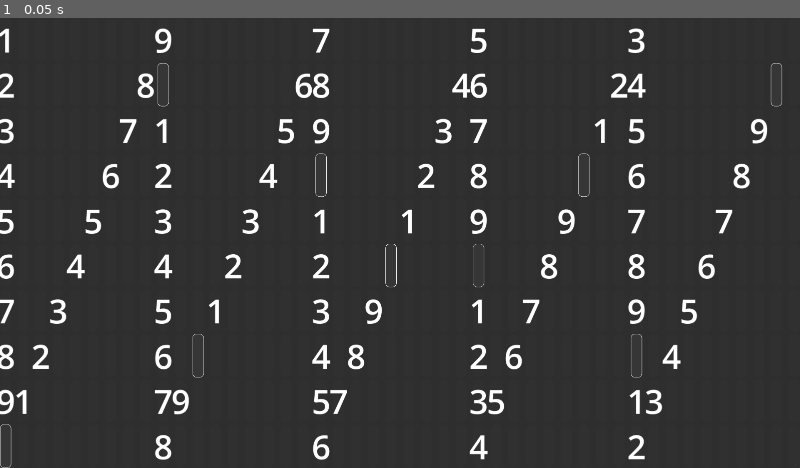
Above: before the commit, frame 1.
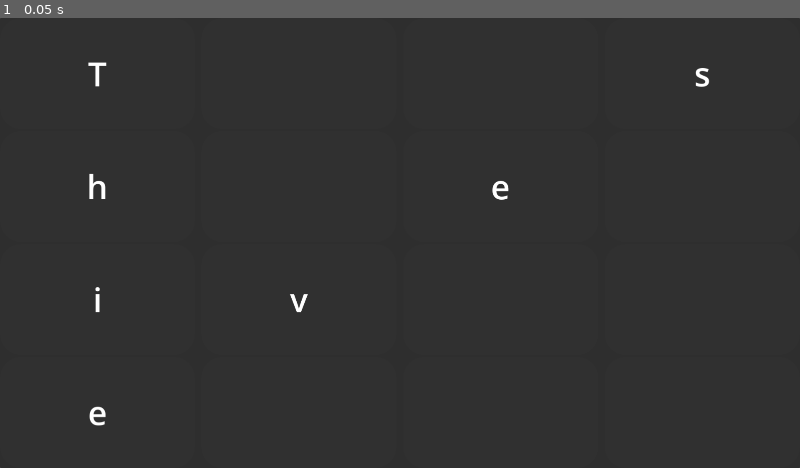
Above: after the commit, the same moment.

Repository: vacuitydev/zigzag-godot
Game: Godot game, scene res://RowsContainer.tscn
The game is run twice, just before and just after one commit, with the same random seed, the same clock (stepped at 60 frames per second) and the same inputs. This scene is started directly instead of the project's main scene.
Inputs:
- Up to frame 1 (0.05 s): no input

The runs differ from the first frame. In frame 1, 5.2% of the frame differs, in the area x 0-98%, y 2-100%.
Error before the commit: Invalid access of index '45' on a base object of type: 'Array'. (res://RowsContainer.gd:42)

Commit message:
Fumigation👍

Diff:
--- a/Classes/StateMachine.gd
+++ b/Classes/StateMachine.gd
@@ -40,6 +40,7 @@
 						ResultCharacter.new(
 							ResultCharacter.RESULT_CHARACTER_STATE.EMPTY
 						))
+	self.column = first_length
 func progressCurrent():
 	if self.rows==1:
 		self.current =0
--- a/ResultLetter.gd
+++ b/ResultLetter.gd
@@ -6,6 +6,9 @@
 @export var emptyStyle: StyleBoxFlat
 var style = StyleBoxFlat.new()
 func _ready():
+	changeCharacter()
+
+func changeCharacter():
 	if(character==" "):
 		print("Empty detected")
 		style.set_bg_color(emptyColor)
@@ -13,7 +16,6 @@
 		%Panel.add_theme_color_override("bg_color", emptyColor)
 	label.text = character
 
-
 # Called every frame. 'delta' is the elapsed time since the previous frame.
 func _process(delta):
 	pass
--- a/RowsContainer.gd
+++ b/RowsContainer.gd
@@ -1,7 +1,7 @@
 extends Control
 
-@export var result_rows:=10
-@export var result_word:="123456789 123456789 123456789 123456789 123456789 123456789 123456789 123456789 123456789 "
+@export var result_rows:=4
+@export var result_word:="Thieves"
 
 @export var ResultLetterScene: PackedScene
 @export var RowScene:PackedScene
@@ -19,10 +19,10 @@
 	var stateMachine = StateMachine.new(_word, _rows)
 	stateMachine.solve()
 	rowValues = stateMachine.rowValues
-	maxColumns = stateMachine.column
+	self.maxColumns = stateMachine.column
 func _ready():
 	calculateRowValues(self.result_word, self.result_rows)
-	columns = maxColumns
+	self.columns = maxColumns
 	print("Columns", columns)
 	for child in VerticalContainer.get_children():
 		child.queue_free()
@@ -30,27 +30,24 @@
 
 	for i in range(self.result_rows):
 		var new_row = RowScene.instantiate()
-		for J in range(columns+1):
+		for J in range(self.columns):
+			print("Instantiating column ", J, " in row ",i)
 			var emptyLetter = ResultLetterScene.instantiate()
 			emptyLetter.character = ""
 			new_row.add_child(emptyLetter)
 		VerticalContainer.add_child(new_row)
 		self.rows.push_back(new_row)
 
-	for i in (self.columns+1):
+	for i in (self.columns):
 		for j in range(len(self.rows)):
 			var rowValue = self.rowValues[j][i]
 			print("Row ", i, self.rowValues[j])
 			if(rowValue.state == ResultCharacter.RESULT_CHARACTER_STATE.EMPTY):
 				pass
 			else:
-				var resultLetter = ResultLetterScene.instantiate()
-				resultLetter.character = rowValue.character
 				var previous_empty = self.rows[j].get_children()[i]
-				previous_empty.queue_free()
-				await previous_empty.tree_exited
-				self.rows[j].add_child(resultLetter)
-				self.rows[j].move_child(resultLetter, i)
+				previous_empty.character = rowValue.character
+				previous_empty.changeCharacter()
 
 
 			# Wait 30 frames
